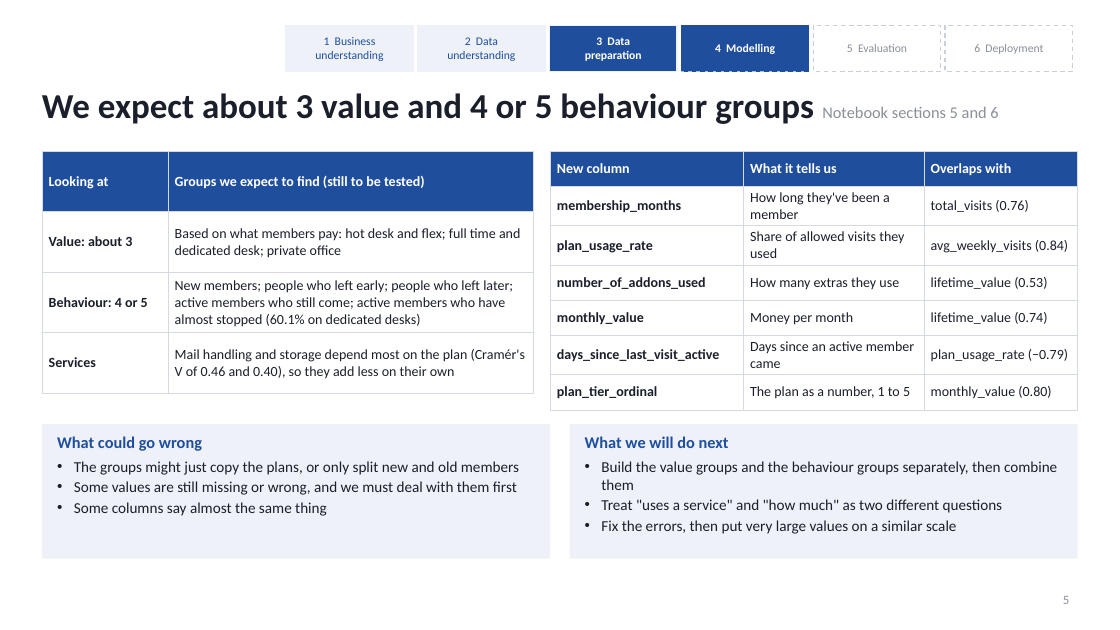
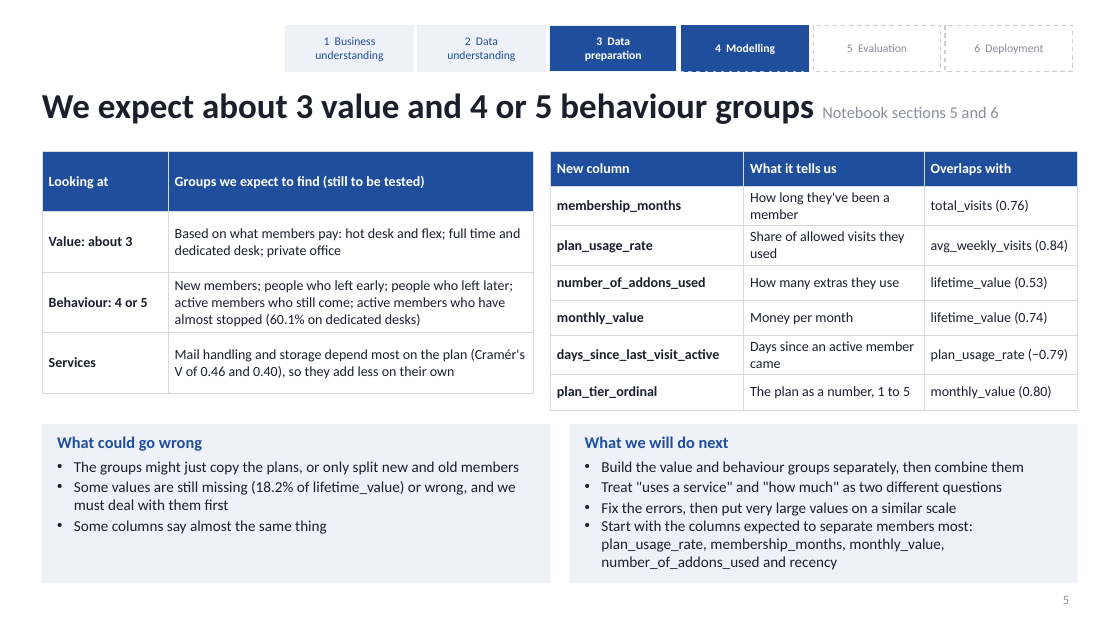
Before and after one commit to MohamedTrikiSoftwareEngineer/DM_Group_10, a slide deck: slide 6 of Discussion_Slides/Group10_EDA_Slides.pptx. Drawn at 1120x630 pixels with LibreOffice and Linux fonts; fonts in the diff are those of the drawing; background and template pictures are left out. Boxes give left, top, right and bottom in pixels: in the first picture for what was removed or moved away, otherwise in the second. Text is boxed around its words. In the diff, an @@ line names an element or a change of style, - is before the commit and + after.

Commit message:
Update the slides and remove draft wording from the notebook

```diff
--- a/Discussion_Slides/Group10_EDA_Slides.pptx
+++ b/Discussion_Slides/Group10_EDA_Slides.pptx
@@ rectangle: place and size @@
-rectangle at bbox=[42, 424, 550, 559]
+rectangle at bbox=[42, 424, 550, 583]
@@ rectangle: place and size @@
-rectangle at bbox=[570, 424, 1078, 559]
+rectangle at bbox=[570, 424, 1078, 583]
@@ text at bbox=[601, 461, 1024, 475]: text changed @@
-• Build the value groups and the behaviour groups separately, then combine them
+• Build the value and behaviour groups separately, then combine them
@@ text at bbox=[74, 481, 515, 510]: text changed @@
-• Some values are still missing or wrong, and we must deal with them first
+• Some values are still missing (18.2% of lifetime_value) or wrong, and we must deal with them first
@@ text at bbox=[601, 520, 973, 570]: paragraph added @@
+• Start with the columns expected to separate members most: plan_usage_rate, membership_months, monthly_value, number_of_addons_used and recency
```
Also in this commit, not shown: 2 other slides changed, 2 other files.
